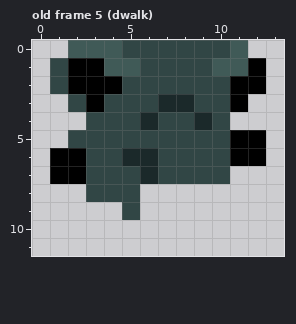
Pixel-art file: assets/hammerhead.ase. Above is the file before it was changed.
14x12 pixels, 17 frames. Colours within 5 levels of each other are drawn and written as one. Shown: old frame 5 (dwalk). The commit also changed other frames, which this record leaves out.
After:
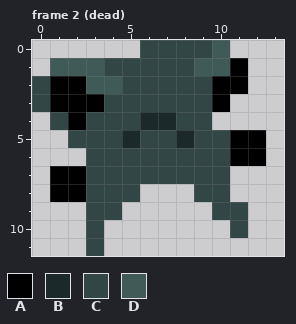
Palette (. is transparent): A #000000  B #1b292a  C #314645  D #405a57
A new or re-ordered frame is compared with the old frame closest to it.
Commit: Add impact frame to enemy death animation
Diff:
frames 17 -> 19
Frame 2 (dead) is new; against old frame 5 (dwalk):
The edit adds colour A in row 3 at x 1; in row 4 at x 2; in row 8 at x 1 to 2.
Colour C gives way to colour A in row 2 at x 1 and 10; in row 3 at x 2 and 10.
Colour D gives way to colour A in row 1 at x 11.
Colour C gives way to colour B in row 4 at x 7; in row 5 at x 5 and 8.
The edit adds colour C in rows 2 to 3 at x 0; in row 4 at x 1; in row 8 at x 9 to 10; in row 9 at x 3 to 4 and 10 to 11; in row 10 at x 3 and 11; in row 11 at x 3.
Colour B gives way to colour C in row 3 at x 7 to 8; in row 4 at x 9; in row 6 at x 5 to 6; in row 7 at x 6.
Colour D gives way to colour C in row 1 at x 4 to 5.
Colour A gives way to colour D in row 1 at x 2 to 3; in row 2 at x 3 to 4.
Colour C gives way to colour D in row 0 at x 10; in row 1 at x 1 and 9.
Colour A is gone in rows 1 to 2 at x 12; in row 3 at x 11; in row 6 at x 1 to 2.
Colour C is gone in row 0 at x 5; in row 4 at x 10; in row 9 at x 5.
Colour D is gone in row 0 at x 2 to 4 and 11.
Changed places in both pictures, as pixel boxes (x1, y1, x2, y2):
changed: (32, 40, 266, 256)
